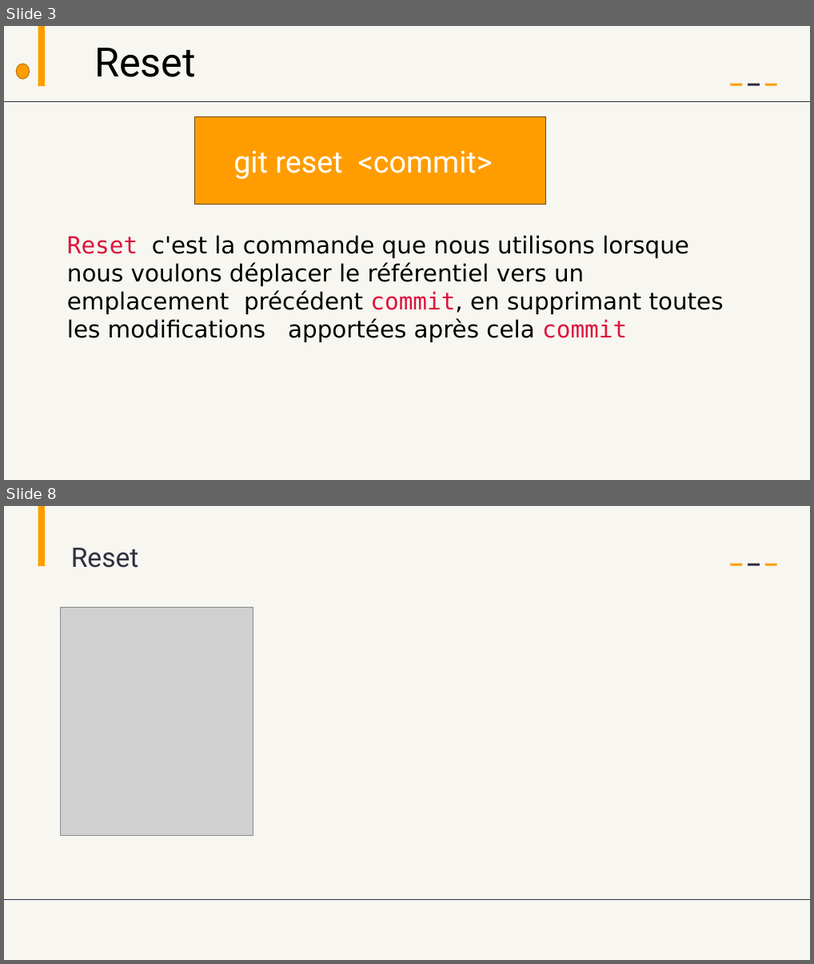
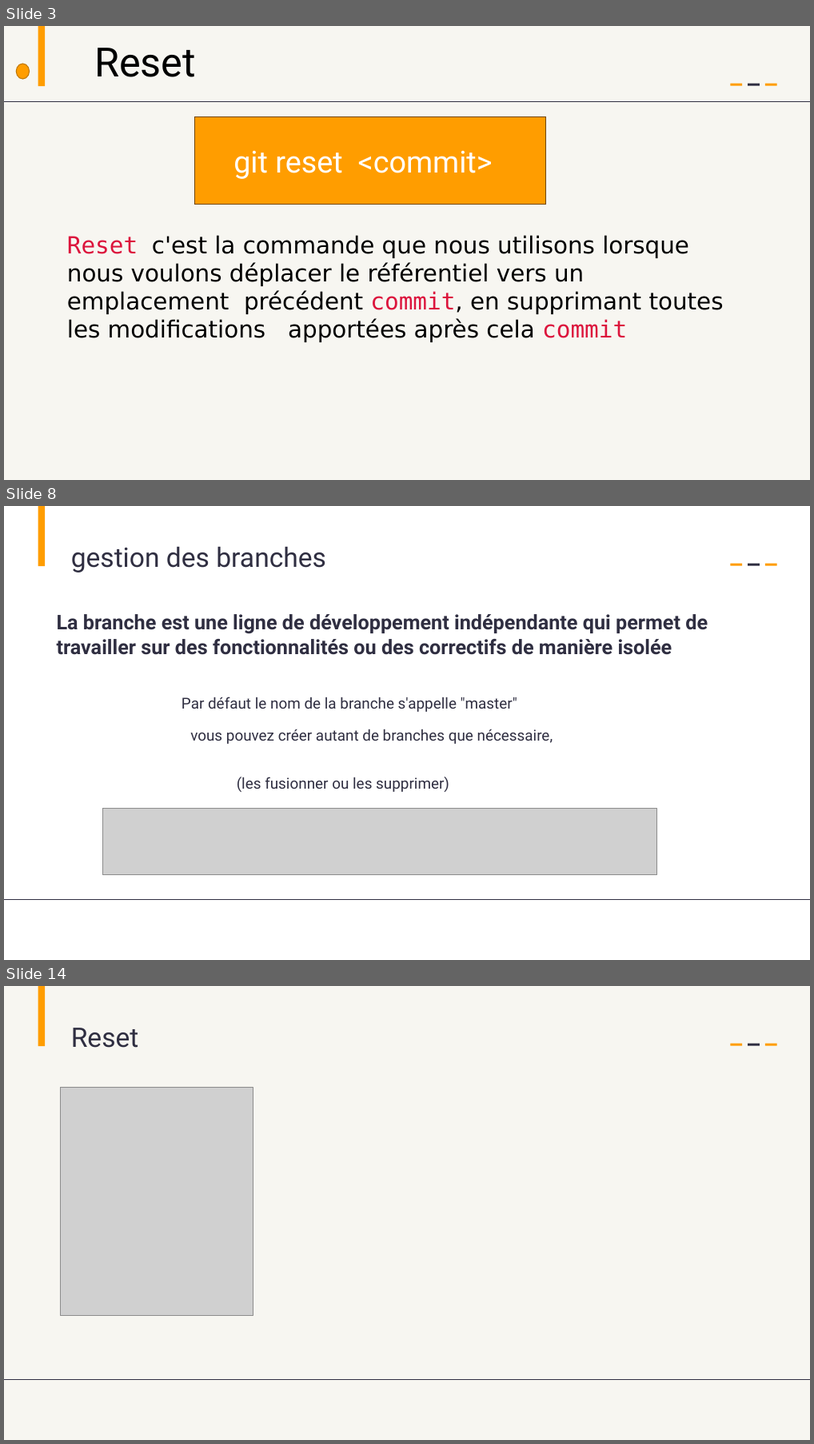
Before and after one commit to AbdessamadAbdaoui/Presentation_Git, a slide deck: presentation_Git.pptx. Shown one above the other, each under a label of ours: slides 3 and 8 before the commit, slides 3, 8 and 14 after it; the slides between them are not shown. The pictures are 814x964 and 814x1444 pixels, drawn with LibreOffice and Linux fonts; fonts in the diff are those of the drawing; grey boxes stand for pictures. Boxes give left, top, right and bottom in pixels: in the first picture for what was removed or moved away, otherwise in the second. Text is boxed around its words. In the diff, an @@ line names an element or a change of style, - is before the commit and + after.

```diff
--- a/presentation_Git.pptx
+++ b/presentation_Git.pptx
@@ slide 8 added at box(4, 506, 810, 960), background #FFFFFF @@
@@ rectangle added at box(38, 506, 45, 566), fill #FF9D00 @@
@@ text added at box(71, 546, 326, 572), 32 pt, text #2F2E41 @@
+gestion des branches
@@ rectangle added at box(730, 564, 742, 566), fill #FF9D00 @@
@@ rectangle added at box(748, 564, 760, 566), fill #2F2E41 @@
@@ rectangle added at box(766, 564, 778, 566), fill #FF9D00 @@
@@ text added at box(57, 614, 708, 655), 24 pt, text #2F2E41, bold @@
+La branche est une ligne de développement indépendante qui permet de travailler sur des fonctionnalités ou des correctifs de manière isolée
@@ text added at box(182, 696, 518, 712), 18 pt, text #2F2E41 @@
+Par défaut le nom de la branche s'appelle "master"
@@ text added at box(190, 729, 554, 744), 18 pt, text #2F2E41 @@
+vous pouvez créer autant de branches que nécessaire,
@@ text added at box(237, 776, 450, 792), 18 pt, text #2F2E41 @@
+(les fusionner ou les supprimer)
@@ picture added at box(102, 808, 658, 875) @@
@@ line added from (4, 900) to (810, 900), #2F2E41 1 pt @@
@@ what was slide 8 is now slide 14 @@
```
Also in this commit, not shown: 4 slides changed, 6 other slides added, 2 slides removed.
